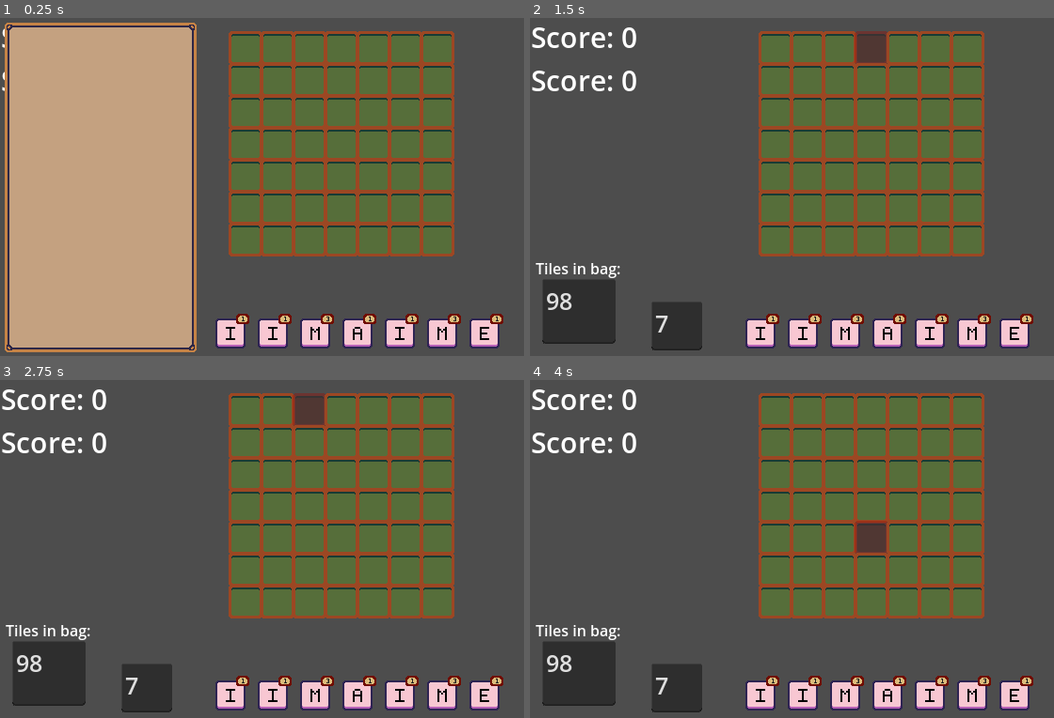
Above: before the commit, frames 1-4 (two rows, left to right).
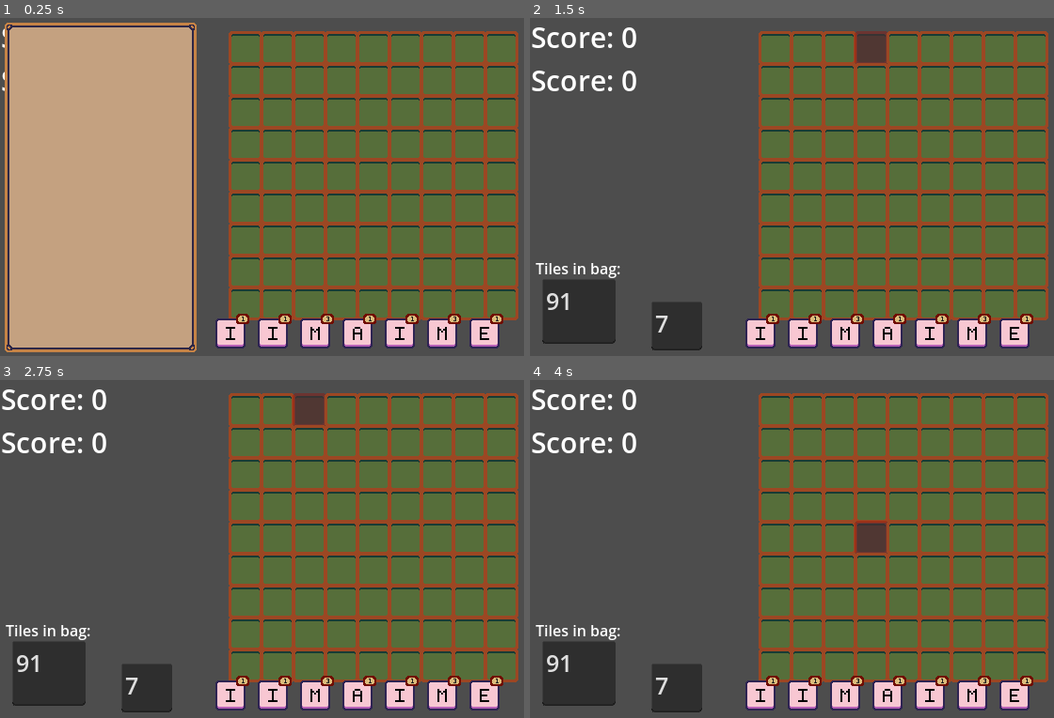
Above: after the commit, the same moments.

Repository: frxedlxver/godot-wordgame-prototypes
Game: Godot game, scene res://scenes/test.tscn
The game is run twice, just before and just after one commit, with the same random seed, the same clock (stepped at 60 frames per second) and the same inputs. Before the commit the project starts from res://sprites/letters/test.tscn.
Inputs (mouse positions are in pixels of both pictures, inside the frame that each line leads up to):
- Up to frame 1 (0.25 s): no input
- Up to frame 2 (1.5 s): tap Enter at 0.5 s; drag from (776, 48) to (933, 48) at 0.52 s; tap Space (play) at 1.25 s; drag from (807, 48) to (964, 48) at 1.27 s
- Up to frame 3 (2.75 s): tap Enter at 2 s; move the mouse to (309, 410) at 2.02 s; press the mouse at (309, 410) at 2.03 s; tap 0 at 2.3 s
- Up to frame 4 (4 s): release the mouse at (839, 410) at 2.75 s; tap Space (play) at 2.75 s; drag from (870, 410) to (650, 498) at 2.77 s; tap Enter at 3.5 s; drag from (902, 410) to (860, 549) at 3.52 s

The runs differ from the first frame. In frame 1, 18% of the frame differs, in the area x 43-99%, y 3-90%; in frame 2, 18%, in the area x 5-99%, y 3-90%; in frame 3, 18%; in frame 4, 18%.

Commit message:
fixed scoring added sounds

Diff:
--- a/project.godot
+++ b/project.godot
@@ -11,7 +11,7 @@
 [application]
 
 config/name="DictionaryTest"
-run/main_scene="res://sprites/letters/test.tscn"
+run/main_scene="res://scenes/test.tscn"
 config/features=PackedStringArray("4.3", "Forward Plus")
 config/icon="res://icon.svg"
 
--- a/sprites/letters/test.tscn
+++ b/scenes/test.tscn
@@ -1,10 +1,13 @@
-[gd_scene load_steps=7 format=3 uid="uid://jb12j5p22epv"]
+[gd_scene load_steps=10 format=3 uid="uid://jb12j5p22epv"]
 
 [ext_resource type="Script" path="res://src/main.gd" id="1_kiayv"]
 [ext_resource type="PackedScene" uid="uid://b4qjmxvgj453p" path="res://scenes/board.tscn" id="2_qxoxs"]
 [ext_resource type="PackedScene" uid="uid://dhbnxd5tvuybp" path="res://scenes/hand.tscn" id="3_0e3vv"]
 [ext_resource type="PackedScene" uid="uid://bnn8qx884e7c2" path="res://styles/tooltip.tscn" id="3_vomhx"]
 [ext_resource type="Script" path="res://src/deck_node.gd" id="4_4et1b"]
+[ext_resource type="Script" path="res://src/audio_stream_manager.gd" id="6_vu4vo"]
+[ext_resource type="AudioStream" uid="uid://crhx58h4alxqc" path="res://sound/oops.wav" id="7_l8hsb"]
+[ext_resource type="AudioStream" uid="uid://p2hdrs2cxlli" path="res://sound/good.wav" id="8_io1cw"]
 
 [sub_resource type="GDScript" id="GDScript_24kty"]
 script/source = "class_name TileHandler extends Node2D
@@ -73,3 +76,12 @@
 offset_bottom = 102.0
 theme_override_font_sizes/normal_font_size = 30
 text = "Score: 0"
+
+[node name="AudioStreamManager" type="Node" parent="."]
+script = ExtResource("6_vu4vo")
+
+[node name="Bad" type="AudioStreamPlayer" parent="AudioStreamManager"]
+stream = ExtResource("7_l8hsb")
+
+[node name="Good" type="AudioStreamPlayer" parent="AudioStreamManager"]
+stream = ExtResource("8_io1cw")
--- /dev/null
+++ b/src/audio_stream_manager.gd
@@ -0,0 +1,32 @@
+class_name AudioStreamManager extends Node
+
+static var _instance : AudioStreamManager
+
+@onready var sounds : Dictionary = {
+	"good" : $Good,
+	"oops" : $Bad,
+}
+
+func _ready() -> void:
+	AudioStreamManager._instance = self
+
+static func play_sound_effect(name : String, pitch_mod : float):
+	var audio_stream : AudioStreamPlayer = _instance.sounds.get(name)
+	print("playing sound")
+	if audio_stream and audio_stream is AudioStreamPlayer:
+		audio_stream.play()
+
+static func play_good_sound(pitch_mod : float = 0.0):
+
+	var stream : AudioStreamPlayer = _instance.get_node("Good")
+	stream.pitch_scale = 1.0 + pitch_mod
+	stream.play()
+
+static func reset_good_pitch():
+	var stream : AudioStreamPlayer = _instance.get_node("Good")
+	if stream.playing:
+		await stream.finished
+	stream.pitch_scale = 1.0
+
+static func play_bad_sound():
+	_instance.get_node("Bad").play()
--- a/src/board.gd
+++ b/src/board.gd
@@ -1,7 +1,7 @@
 class_name Board extends Node2D
 
 @onready var round_manager : RoundManager = get_parent()
-const board_size : Vector2i = Vector2i(7, 7)
+const board_size : Vector2i = Vector2i(9, 9)
 const slot_size : Vector2i = Vector2i(34, 34)
 @export var slot_scene : PackedScene
 var tooltip_showing : bool = false
@@ -63,6 +63,7 @@
 		for p in illegal_tiles + legal_tiles:
 			if !board_state_placed_status[p.y][p.x]:
 				board_state[p.y][p.x].tile.bzzt()
+		AudioStreamManager.play_bad_sound()
 		return false
 
 	# ---------- positional rules ----------
@@ -221,8 +222,12 @@
 		board_state[p.y][p.x].tile.lock_in()
 
 	var turn_points := 0
+	var good_noise_pitch = 0.0
 	for word in words:
-		turn_points += await _score_word(word)
+		turn_points += await _score_word(word, good_noise_pitch, turn_points)
+		good_noise_pitch += word["text"].length() * 0.04
+	AudioStreamManager.reset_good_pitch()
+
 
 
 
@@ -287,17 +292,21 @@
 	return coords
 
 
-func _score_word(info : Dictionary) -> int:
+func _score_word(info : Dictionary, starting_pitch : float, word_pts : int) -> int:
 	var tiles : Array = info["tiles"]
 	var word_mult := 1
 	var letter_pts := 0
 
+	var pitch_mod = starting_pitch
+	var pitch_mod_increase = 0.04
 	for pos in tiles:
 		var tile = board_state[pos.y][pos.x].tile
 		var letter_score = tile.score
 
 		letter_pts += letter_score
-		tile_scored.emit(letter_pts)
+		tile_scored.emit(letter_pts + word_pts)
+		AudioStreamManager.play_good_sound(pitch_mod)
+		pitch_mod += pitch_mod_increase
 		await tile.animate_score()
 
 
--- a/src/deck_node.gd
+++ b/src/deck_node.gd
@@ -22,8 +22,10 @@
 
 func draw_tile():
 	if game_tiles.size() > 0:
-		return game_tiles.pop_back()
+		var drawn_tile = game_tiles.pop_back()
 		update_tile_count()
+		return drawn_tile
 
 func update_tile_count():
+	print(game_tiles.size())
 	$TextEdit.text = str(game_tiles.size())
Not shown, added: sound/good.wav.import
Not shown, added: sound/oops.wav.import
Not shown, added: scenes/tes5B68.tmp
Not shown, added: sound/good.wav
Not shown, added: sound/oops.wav
